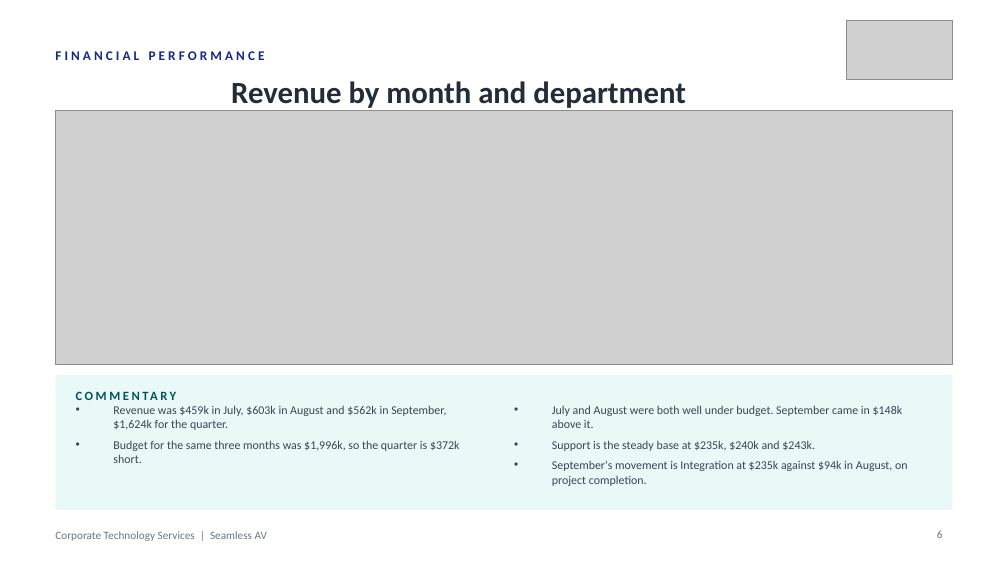
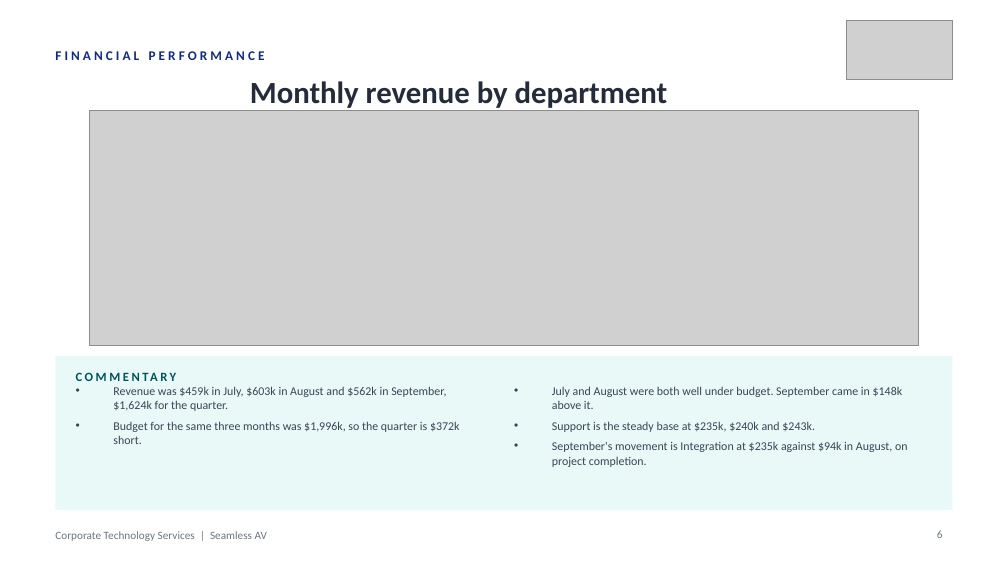
Before and after one commit to WesleyNelson-O33/Claude, a slide deck: slide 6 of deck/CTS Monthly Business Review - 30092026.pptx. Drawn at 1008x567 pixels with LibreOffice and Linux fonts; fonts in the diff are those of the drawing; grey boxes stand for pictures. Boxes give left, top, right and bottom in pixels: in the first picture for what was removed or moved away, otherwise in the second. Text is boxed around its words. In the diff, an @@ line names an element or a change of style, - is before the commit and + after.

```diff
--- a/deck/CTS Monthly Business Review - 30092026.pptx
+++ b/deck/CTS Monthly Business Review - 30092026.pptx
@@ text at (250,81,668,111): text changed @@
-Revenue by month and department
+Monthly revenue by department
@@ picture: place and size @@
-picture at (55,111,953,365)
+picture at (89,111,918,346)
@@ rectangle: place and size @@
-rectangle at (55,375,953,510)
+rectangle at (55,356,953,510)
@@ text "Revenue was $459k in July, ...": place and size @@
-text "Revenue was $459k in July, ..." at (113,405,460,463)
+text "Revenue was $459k in July, ..." at (113,386,460,444)
@@ text "COMMENTARY": place and size @@
-text "COMMENTARY" at (76,383,378,408)
+text "COMMENTARY" at (76,364,378,389)
@@ text "July and August were both ...": place and size @@
-text "July and August were both ..." at (552,405,908,486)
+text "July and August were both ..." at (552,386,908,467)
```
Also in this commit, not shown: 36 other slides changed, 3 other files.
